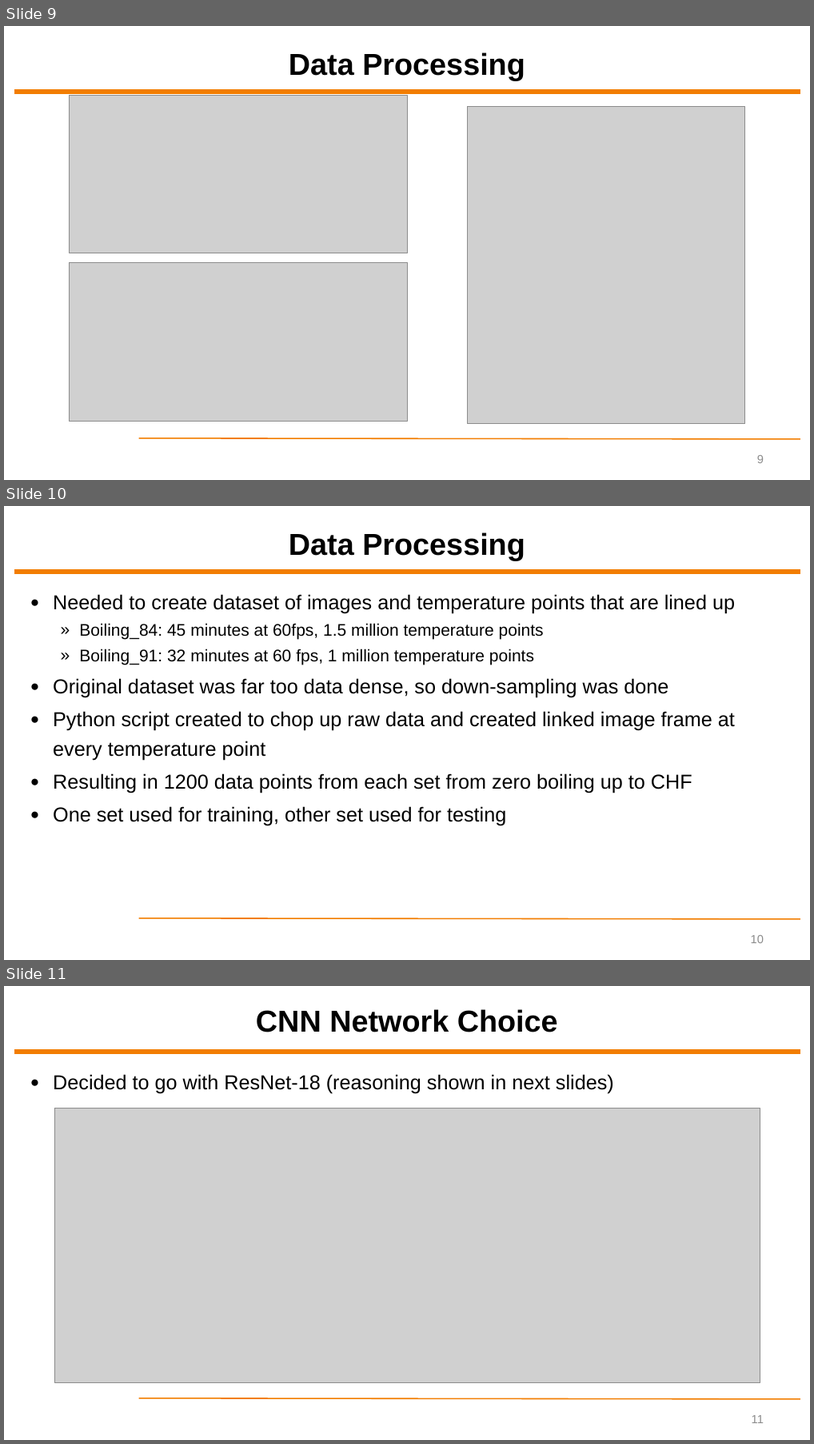
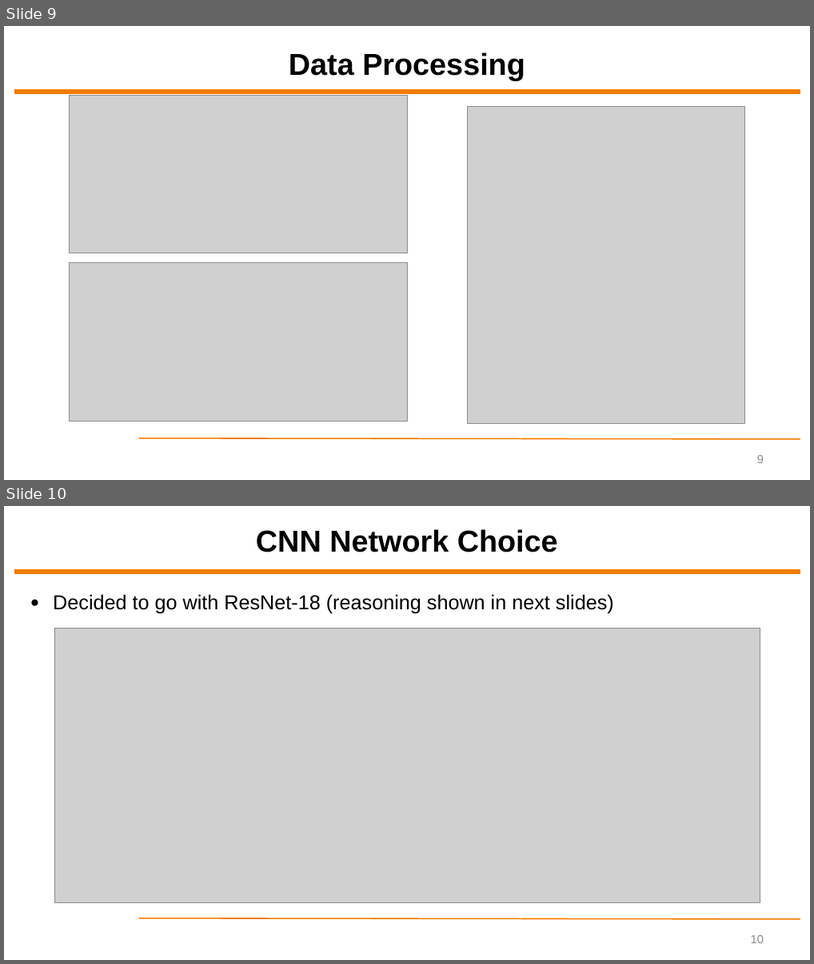
Before and after one commit to ytrivedi315/Final-Project-Yash-Trivedi, a slide deck: Final Presentation/ECEN5743 Final Project Presentation - YT.pptx. Shown one above the other, each under a label of ours: slides 9, 10 and 11 before the commit, slides 9 and 10 after it. The pictures are 814x1444 and 814x964 pixels, drawn with LibreOffice and Linux fonts; fonts in the diff are those of the drawing; grey boxes stand for pictures; background and template pictures are left out. Boxes give left, top, right and bottom in pixels: in the first picture for what was removed or moved away, otherwise in the second. Text is boxed around its words. In the diff, an @@ line names an element or a change of style, - is before the commit and + after.

```diff
--- a/Final Presentation/ECEN5743 Final Project Presentation - YT.pptx
+++ b/Final Presentation/ECEN5743 Final Project Presentation - YT.pptx
@@ slide 10 removed at box(4, 506, 810, 960), background #FFFFFF; not listed: 2 template elements that a slide beside it also shows @@
@@ title removed at box(289, 532, 526, 560) @@
-Data Processing
@@ text removed at box(53, 594, 735, 826) @@
-● Needed to create dataset of images and temperature points that are lined up
-  » Boiling_84: 45 minutes at 60fps, 1.5 million temperature points
-  » Boiling_91: 32 minutes at 60 fps, 1 million temperature points
-● Original dataset was far too data dense, so down-sampling was done
-● Python script created to chop up raw data and created linked image frame at every temperature point
-● Resulting in 1200 data points from each set from zero boiling up to CHF
-● One set used for training, other set used for testing
@@ page number removed at box(751, 935, 764, 943) @@
-10
@@ what was slide 11 is now slide 10 @@
@@ page number at box(751, 935, 764, 943): text changed @@
-11
+10
```
Also in this commit, not shown: 5 slides changed, 1 slide added, 1 other file.
